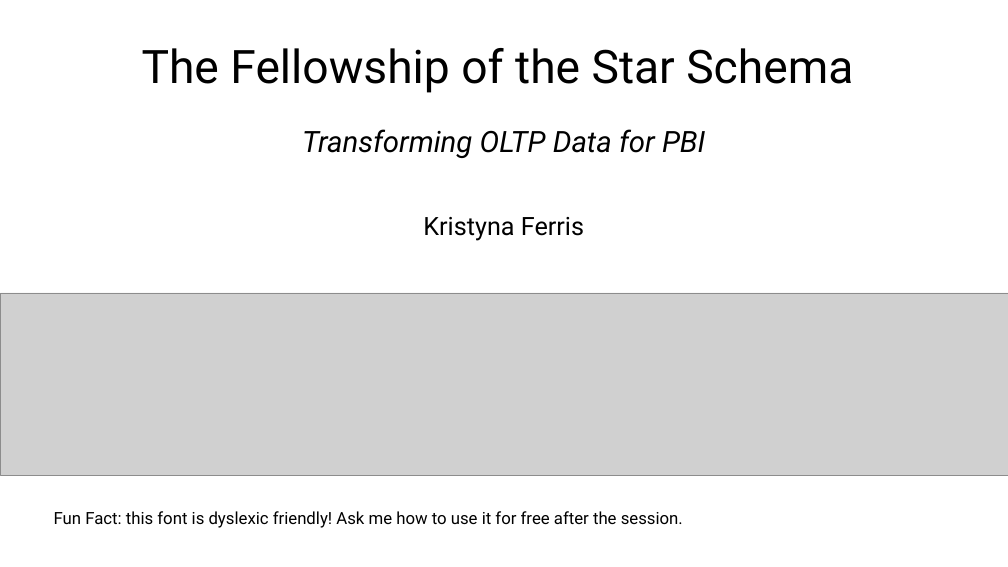
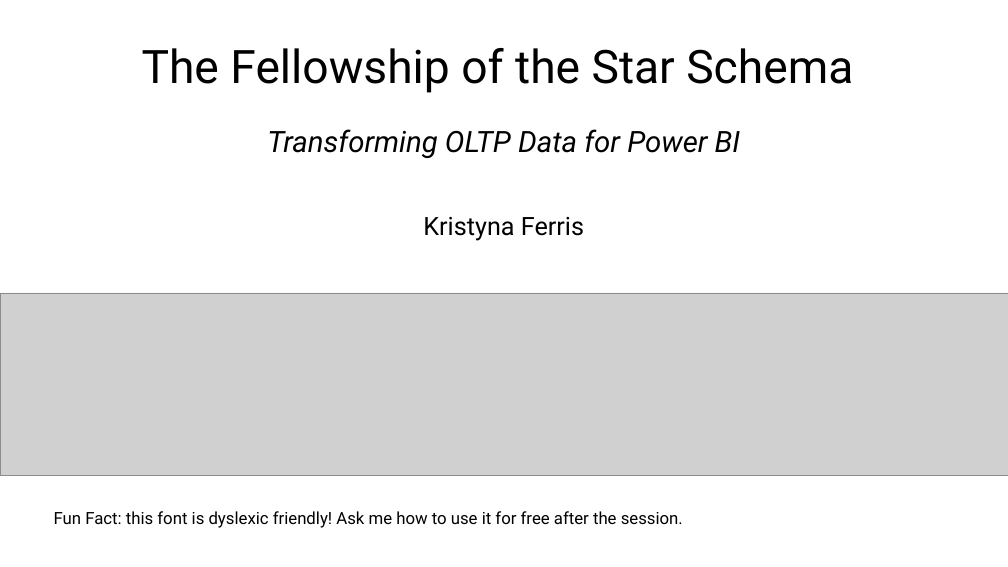
Before and after one commit to Anytsirk12/DataOnWheels, a slide deck: slide 1 of Presentations/Fellowship of the Star Schema/The Fellowship of the Star Schema Transforming OLTP Data for Power BI.pptx. Drawn at 1008x567 pixels with LibreOffice and Linux fonts; fonts in the diff are those of the drawing; grey boxes stand for pictures. Boxes give left, top, right and bottom in pixels: in the first picture for what was removed or moved away, otherwise in the second. Text is boxed around its words. In the diff, an @@ line names an element or a change of style, - is before the commit and + after.

```diff
--- a/Presentations/Fellowship of the Star Schema/The Fellowship of the Star Schema Transforming OLTP Data for Power BI.pptx
+++ b/Presentations/Fellowship of the Star Schema/The Fellowship of the Star Schema Transforming OLTP Data for Power BI.pptx
@@ title at [142,48,853,158]: text changed; size 44 to 28 pt; italic on @@
-The Fellowship of the Star Schema
-Transforming OLTP Data for PBI
+The Fellowship of the Star Schema
+Transforming OLTP Data for Power BI
```
Also in this commit, not shown: 9 other slides changed, 4 slides added, 3 slides removed, 3 other files.
